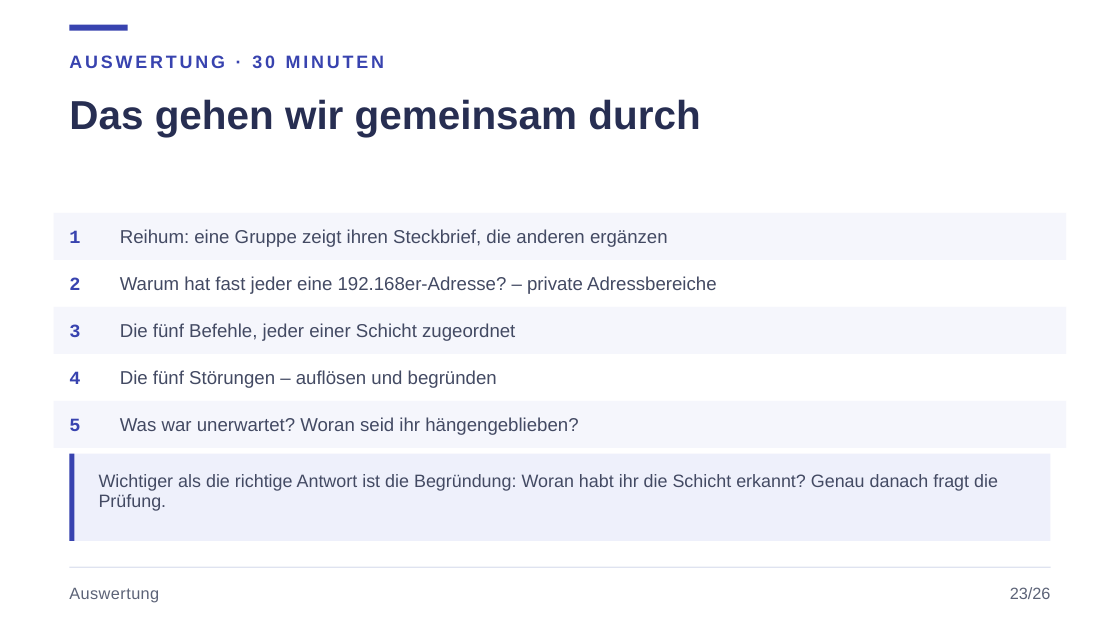
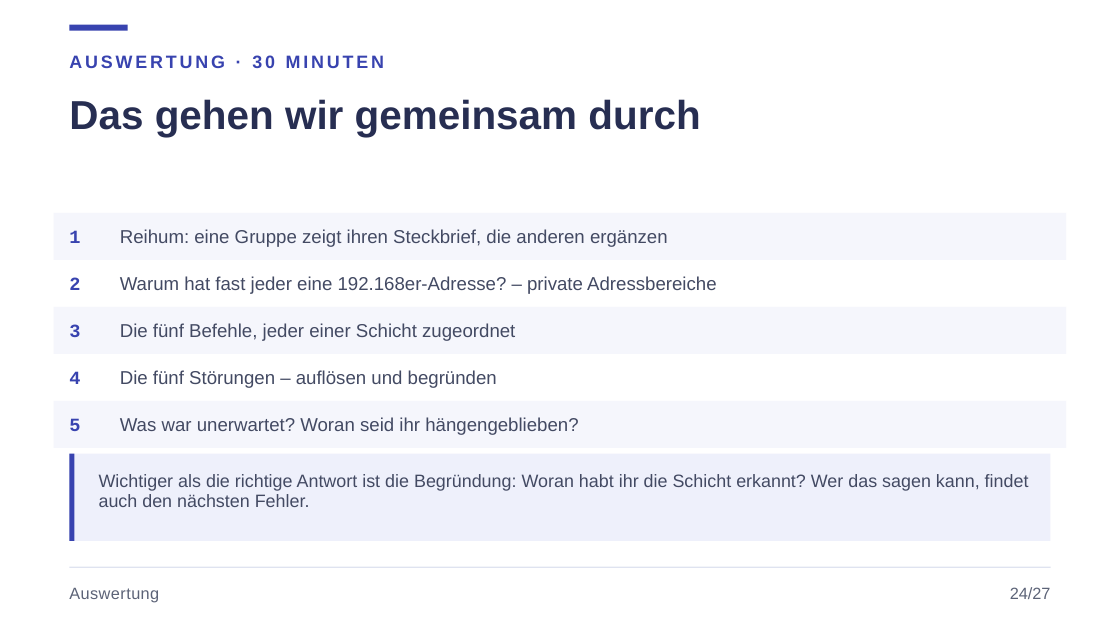
Before and after one commit to JacobMenge/kurs-unterlagen, a slide deck: slide 30 of folien/dist/01-netzwerke-grundlagen.pptx (slide 29 before the commit). Drawn at 1120x630 pixels with LibreOffice and Linux fonts; fonts in the diff are those of the drawing. Boxes give left, top, right and bottom in pixels: in the first picture for what was removed or moved away, otherwise in the second. Text is boxed around its words. In the diff, an @@ line names an element or a change of style, - is before the commit and + after.

Commit message:
netzwerke: praxisanteil auf 50 minuten erhöht, kür-station ergänzt, prüfungsbezug zurückgenommen

```diff
--- a/folien/dist/01-netzwerke-grundlagen.pptx
+++ b/folien/dist/01-netzwerke-grundlagen.pptx
@@ text at (99,474,1029,507): text changed @@
-Wichtiger als die richtige Antwort ist die Begründung: Woran habt ihr die Schicht erkannt? Genau danach fragt die Prüfung.
+Wichtiger als die richtige Antwort ist die Begründung: Woran habt ihr die Schicht erkannt? Wer das sagen kann, findet auch den nächsten Fehler.
@@ text at (1010,587,1051,599): text changed @@
-23/26
+24/27
```
Also in this commit, not shown: 26 other slides changed, 1 slide added, 2 other files.
